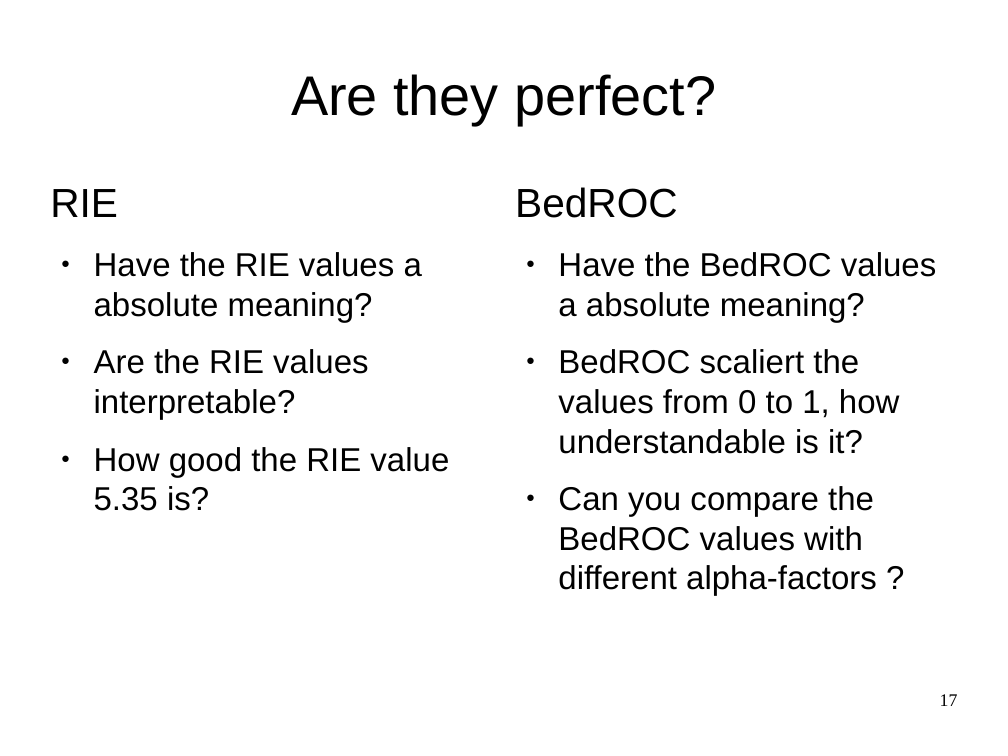
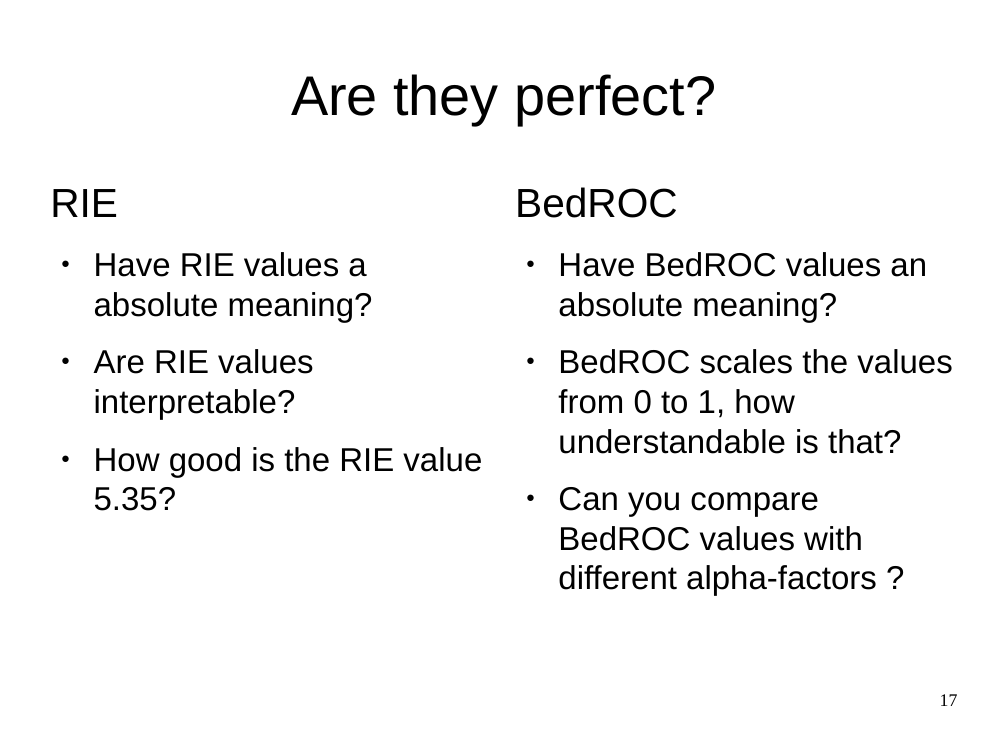
Before and after one commit to AlexWoroschilow/pca, a slide deck: slide 17 of seminar/presentation.odp. Drawn at 1008x756 pixels with LibreOffice and Linux fonts; fonts in the diff are those of the drawing. Boxes give left, top, right and bottom in pixels: in the first picture for what was removed or moved away, otherwise in the second. Text is boxed around its words. In the diff, an @@ line names an element or a change of style, - is before the commit and + after.

```diff
--- a/seminar/presentation.odp
+++ b/seminar/presentation.odp
@@ text at (94,252,482,511): text changed @@
-● Have the RIE values a absolute meaning?
-● Are the RIE values interpretable?
-● How good the RIE value 5.35 is?
+● Have RIE values a absolute meaning?
+● Are RIE values interpretable?
+● How good is the RIE value 5.35?
@@ text at (558,252,952,596): text changed @@
-● Have the BedROC values a absolute meaning?
-● BedROC scaliert the values from 0 to 1, how understandable is it?
-● Can you compare the BedROC values with different alpha-factors ?
+● Have BedROC values an absolute meaning?
+● BedROC scales the values from 0 to 1, how understandable is that?
+● Can you compare BedROC values with different alpha-factors ?
```
Also in this commit, not shown: 21 other slides changed.
